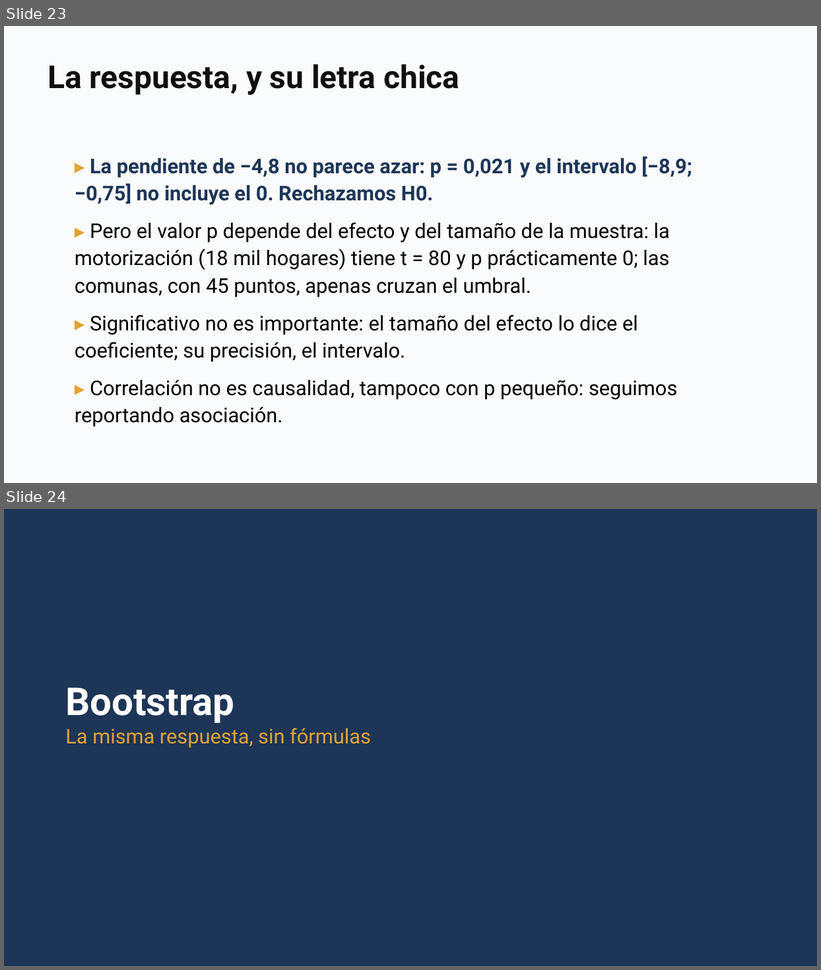
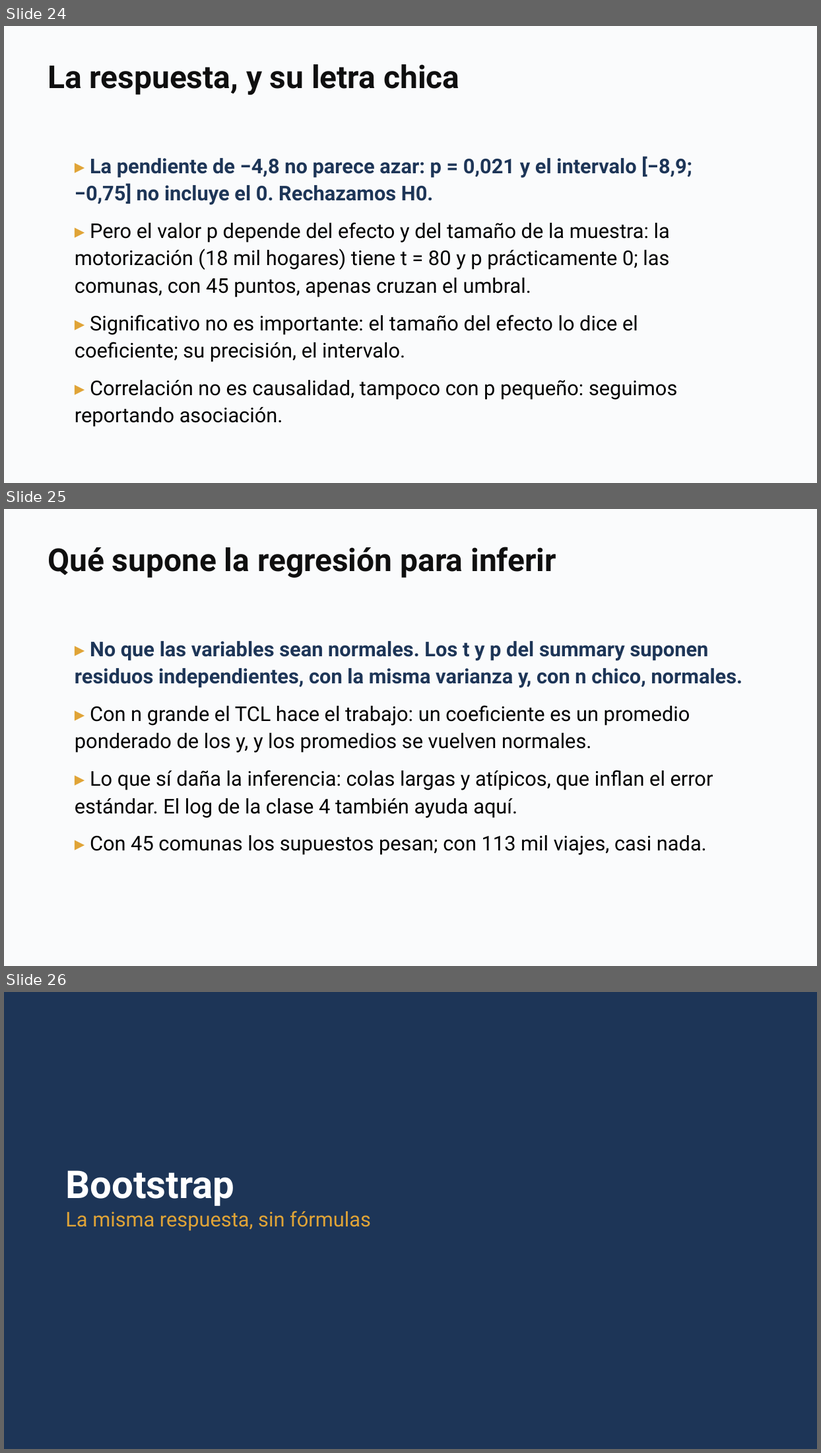
Before and after one commit to daniopitz/diplomado-cdd, a slide deck: presentaciones/clase05_probabilidad_inferencia.pptx. Shown one above the other, each under a label of ours: slides 23 and 24 before the commit, slides 24, 25 and 26 after it. The pictures are 821x970 and 821x1453 pixels, drawn with LibreOffice and Linux fonts; fonts in the diff are those of the drawing. Boxes give left, top, right and bottom in pixels: in the first picture for what was removed or moved away, otherwise in the second. Text is boxed around its words. In the diff, an @@ line names an element or a change of style, - is before the commit and + after.

```diff
--- a/presentaciones/clase05_probabilidad_inferencia.pptx
+++ b/presentaciones/clase05_probabilidad_inferencia.pptx
@@ slide 25 added at [4, 509, 817, 966], background #FFFFFF @@
@@ rectangle added at [4, 509, 817, 966], fill #FAFBFC @@
@@ text added at [48, 547, 556, 578], 28 pt, text #0F0F0F, bold @@
+Qué supone la regresión para inferir
@@ text added at [75, 641, 743, 855], 18 pt, text #000000 @@
+▸ No que las variables sean normales. Los t y p del summary suponen residuos independientes, con la misma varianza y, con n chico, normales.
+▸ Con n grande el TCL hace el trabajo: un coeficiente es un promedio ponderado de los y, y los promedios se vuelven normales.
+▸ Lo que sí daña la inferencia: colas largas y atípicos, que inflan el error estándar. El log de la clase 4 también ayuda aquí.
+▸ Con 45 comunas los supuestos pesan; con 113 mil viajes, casi nada.
@@ what was slide 23 is now slide 24 @@
@@ what was slide 24 is now slide 26 @@
```
Also in this commit, not shown: 2 slides changed, 1 other slide added, 3 other files.
